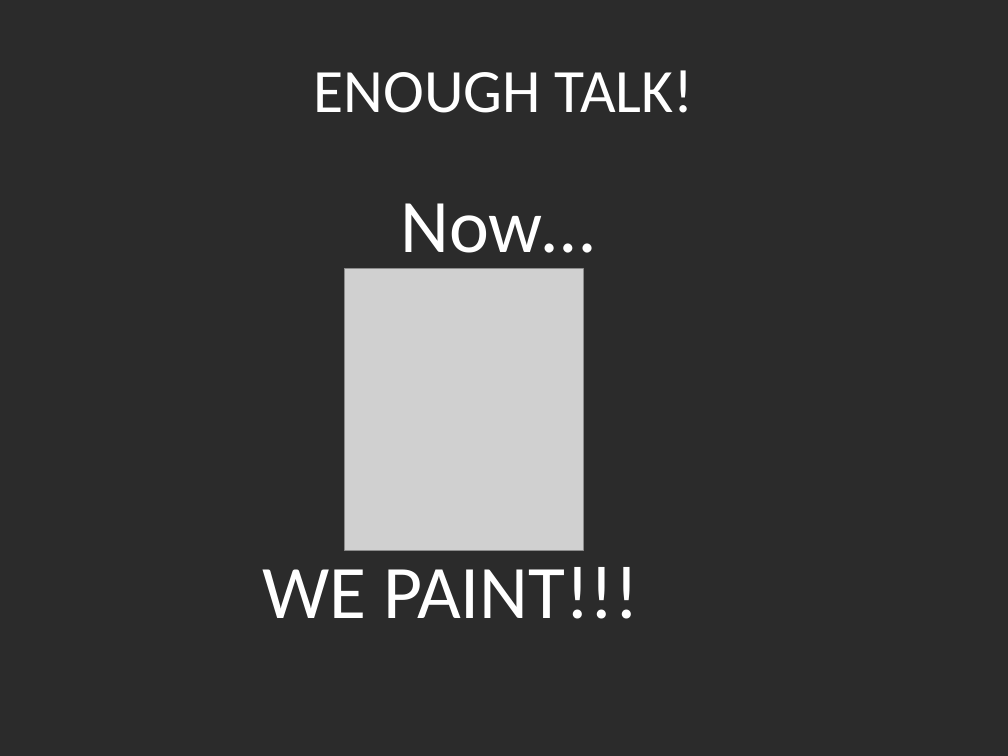
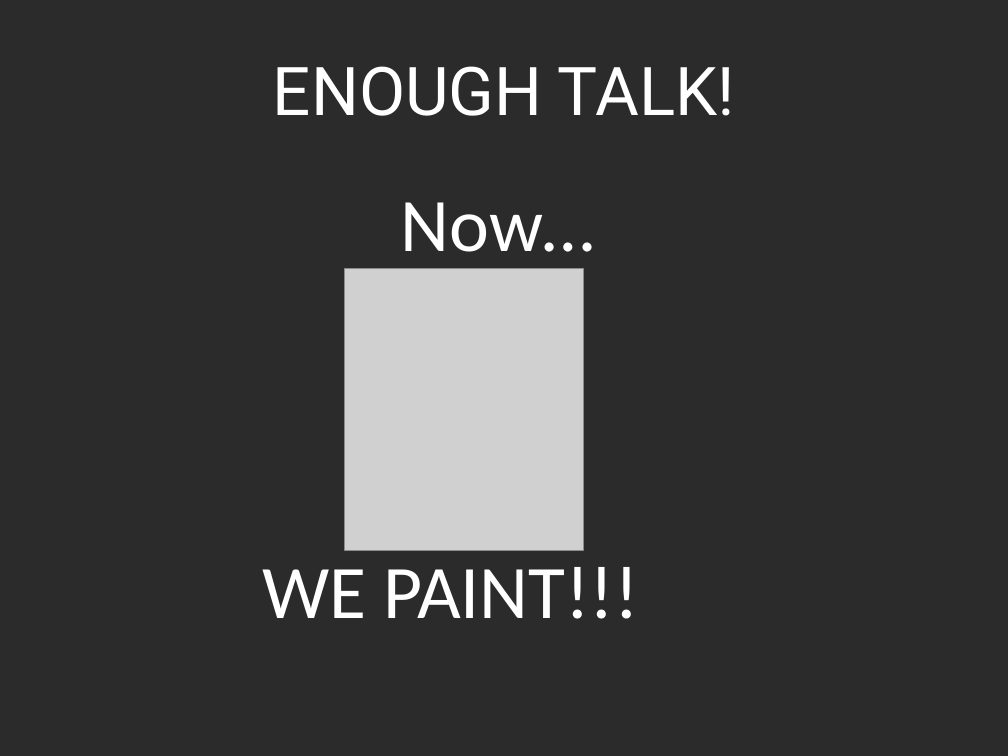
Before and after one commit to charlesmadere/Jiminy-Cricket, a slide deck: slide 7 of documents/Final Presentation.ppt. Drawn at 1008x756 pixels with LibreOffice and Linux fonts; fonts in the diff are those of the drawing; grey boxes stand for pictures; background and template pictures are left out; a plain dark background stands for a picture behind light text. Boxes give left, top, right and bottom in pixels: in the first picture for what was removed or moved away, otherwise in the second. Text is boxed around its words. In the diff, an @@ line names an element or a change of style, - is before the commit and + after.

```diff
--- a/documents/Final Presentation.ppt
+++ b/documents/Final Presentation.ppt
@@ title "ENOUGH TALK!" at [273,66,735,116]: size 44 to 48 pt, font Calibri to Roboto @@
```
Also in this commit, not shown: 6 other slides changed, 3 other files.
